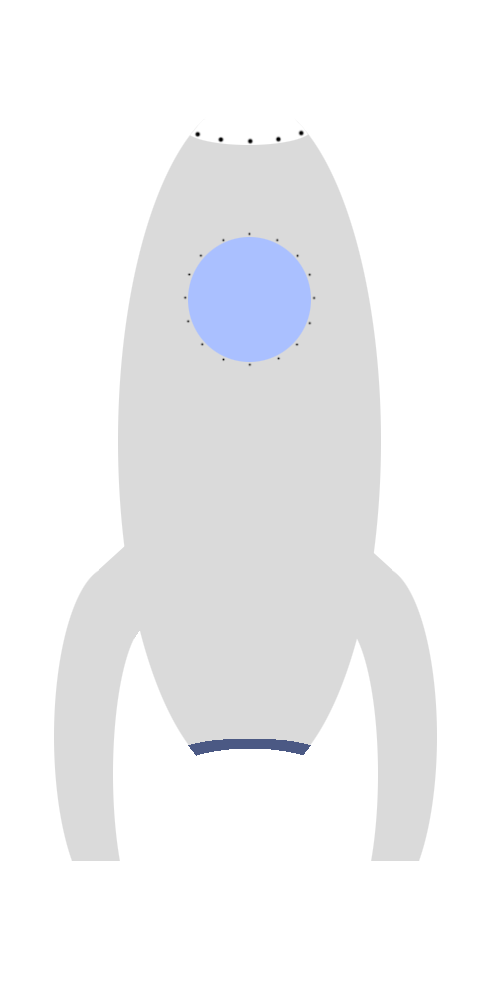
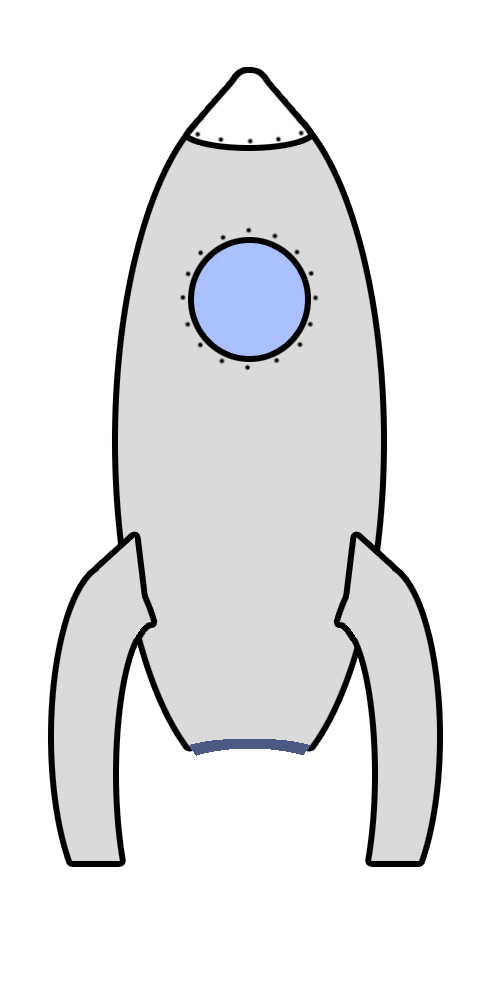
Two versions of the same layered image (500 x 1000). Layer-by-layer changes:
painted on "window bolts" over [179, 226, 319, 371]
moved "left fin" above "right fin" over [54, 537, 152, 861]
moved "right fin" above "body" over [339, 537, 437, 861]
